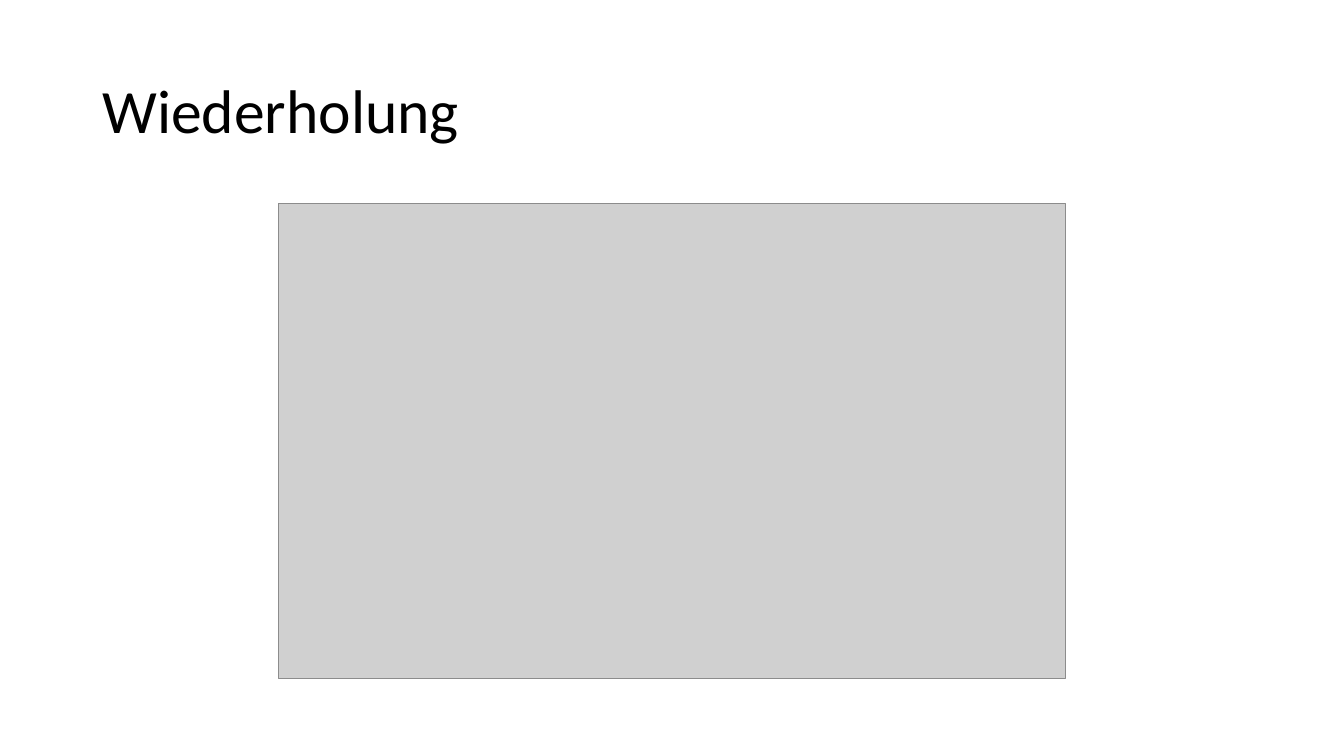
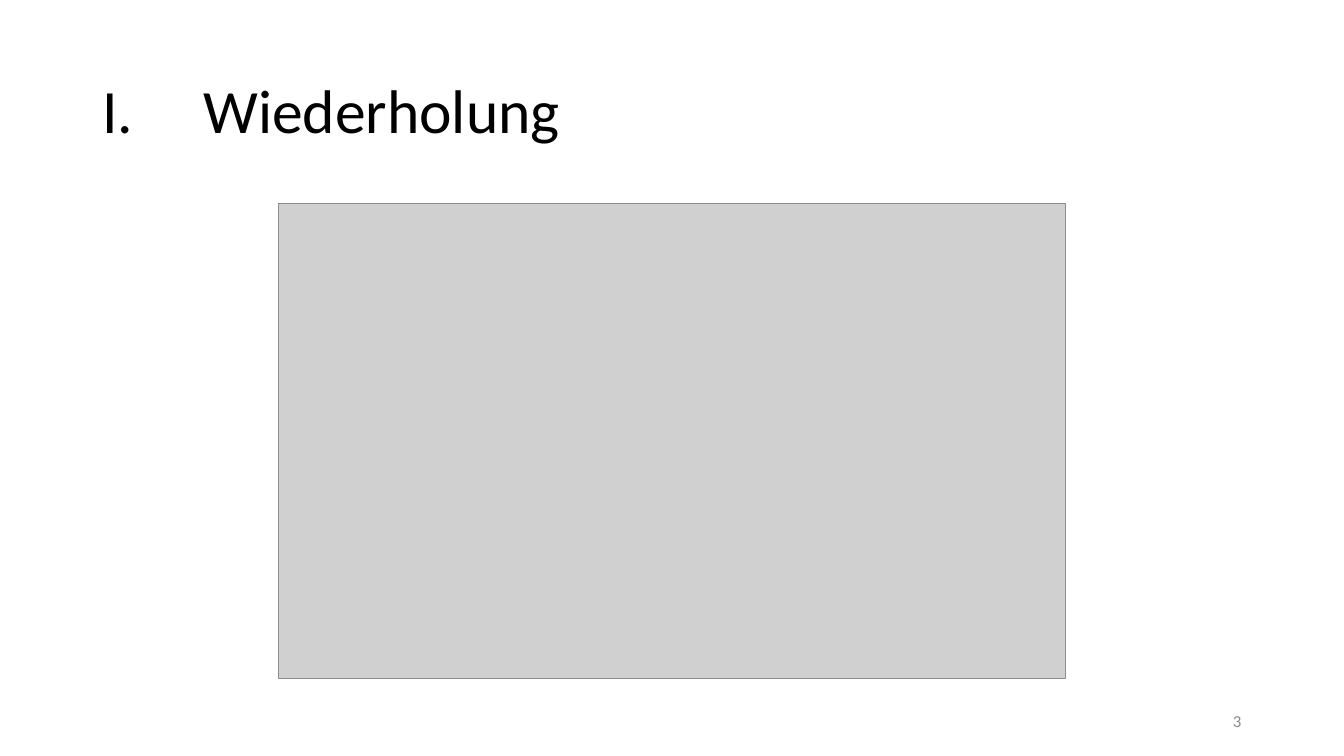
Before and after one commit to Xyren0/IoT_Wifi_Sniffing, a slide deck: slide 3 of phase3_pres.pptx. Drawn at 1344x756 pixels with LibreOffice and Linux fonts; fonts in the diff are those of the drawing; grey boxes stand for pictures. Boxes give left, top, right and bottom in pixels: in the first picture for what was removed or moved away, otherwise in the second. Text is boxed around its words. In the diff, an @@ line names an element or a change of style, - is before the commit and + after.

```diff
--- a/phase3_pres.pptx
+++ b/phase3_pres.pptx
@@ title at (102,90,559,144): text changed @@
-Wiederholung
+I. Wiederholung
@@ page number added at (1233,716,1241,727), 12 pt, text #8C8C8C @@
+3
```
Also in this commit, not shown: 8 other slides changed, 1 slide added.
